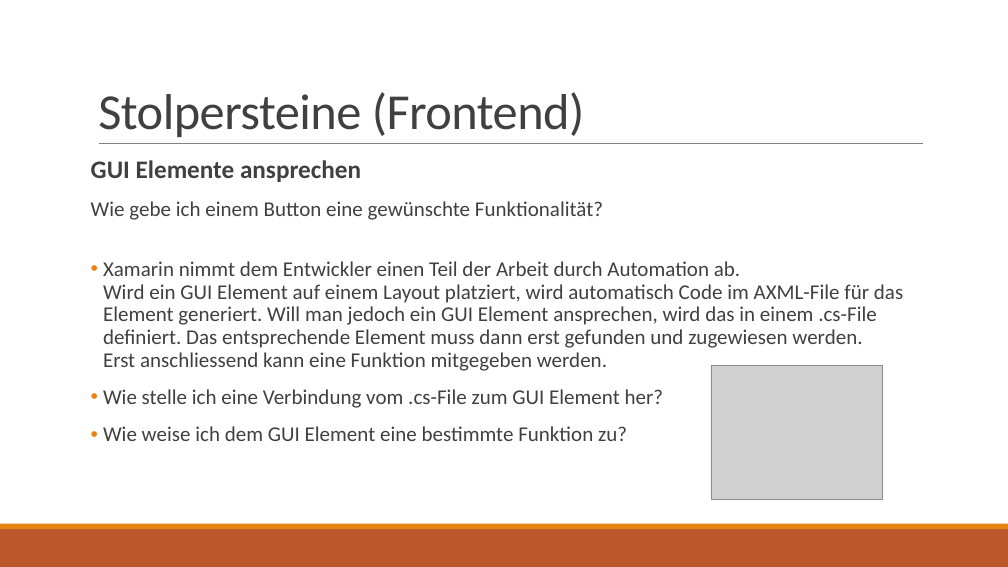
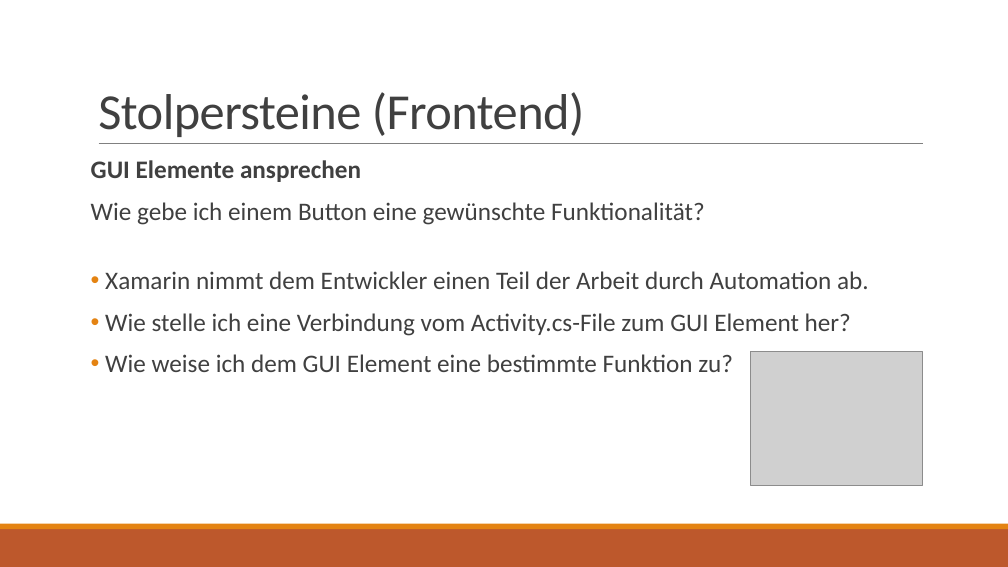
Before and after one commit to HolzbaumStudios/CookBook, a slide deck: slide 11 of Docs/Präsentation_Kochbuch.pptx (slide 12 before the commit). Drawn at 1008x567 pixels with LibreOffice and Linux fonts; fonts in the diff are those of the drawing; grey boxes stand for pictures. Boxes give left, top, right and bottom in pixels: in the first picture for what was removed or moved away, otherwise in the second. Text is boxed around its words. In the diff, an @@ line names an element or a change of style, - is before the commit and + after.

```diff
--- a/Docs/Präsentation_Kochbuch.pptx
+++ b/Docs/Präsentation_Kochbuch.pptx
@@ text at (91,202,733,372): size 20 to 24 pt in "Wie gebe ich einem Button eine gewünschte ...", "Wie weise ich dem GUI Element eine ..." @@
@@ text at (105,271,869,336): text changed; size 20 to 24 pt @@
-• Xamarin nimmt dem Entwickler einen Teil der Arbeit durch Automation ab.
-  Wird ein GUI Element auf einem Layout platziert, wird automatisch Code im AXML-File für das
-  Element generiert. Will man jedoch ein GUI Element ansprechen, wird das in einem .cs-File
-  definiert. Das entsprechende Element muss dann erst gefunden und zugewiesen werden.
-  Erst anschliessend kann eine Funktion mitgegeben werden.
-• Wie stelle ich eine Verbindung vom .cs-File zum GUI Element her?
+• Xamarin nimmt dem Entwickler einen Teil der Arbeit durch Automation ab.
+• Wie stelle ich eine Verbindung vom Activity.cs-File zum GUI Element her?
@@ picture: place and size @@
-picture at (711,365,882,499)
+picture at (751,352,923,485)
```
Also in this commit, not shown: 4 other slides changed, 1 slide removed, 2 other files.
